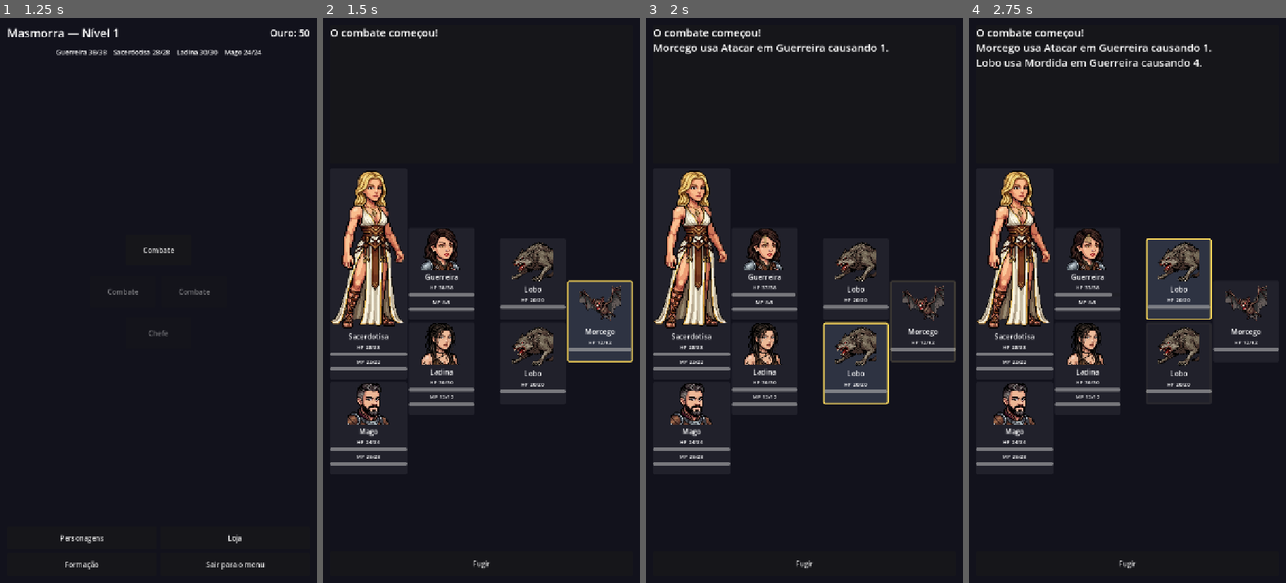
Above: before the commit, frames 1-4 (left to right).
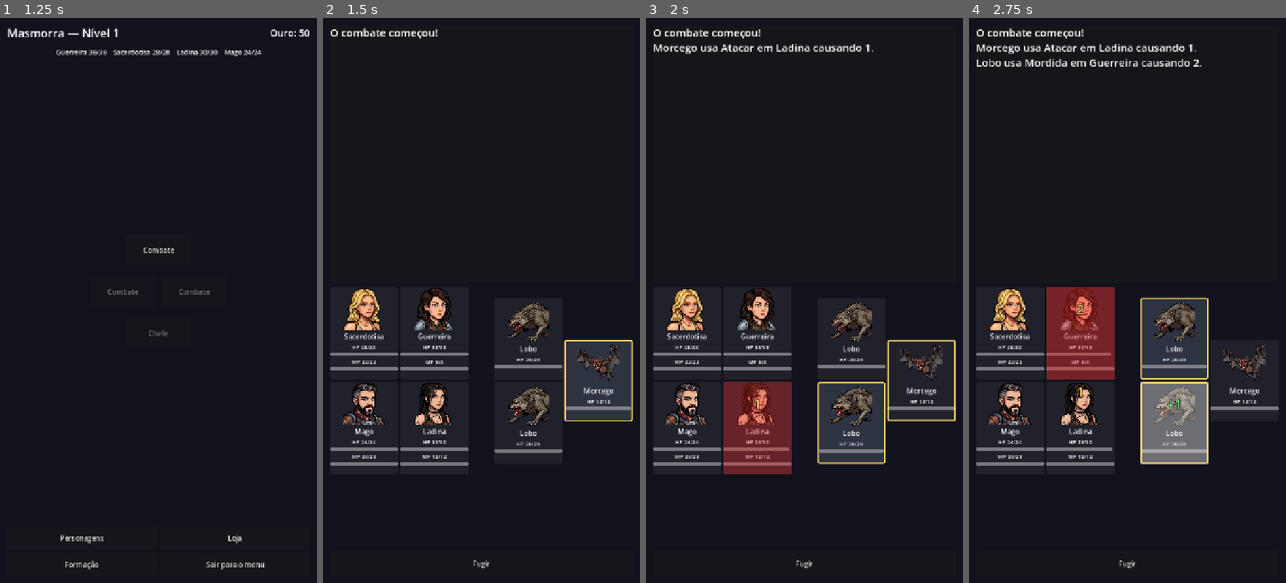
Above: after the commit, the same moments.

Repository: RoxtonRD/dungeon-rpg
Game: Godot game, scene res://scenes/main.tscn
Same seed, same stepped clock (60 frames per second), same inputs: the game is played once before the commit and once after it.
Inputs:
- Up to frame 1 (1.25 s): click "Nova Aventura" at 0.5 s
- Up to frame 2 (1.5 s): click "Combate" at 1.25 s
- Up to frame 3 (2 s): no input
- Up to frame 4 (2.75 s): click "Personagens" at 2 s

Frame 1 is identical in both runs. In frame 2, 15% of the frame differs, in the area x 2-98%, y 27-80%; in frame 3, 17%; in frame 4, 18%, in the area x 2-98%, y 4-80%.

Commit message:
polish(combat): red/white hit-flash wash on battler cards

Diff:
--- a/resources/classes/cleric.tres
+++ b/resources/classes/cleric.tres
@@ -1,7 +1,7 @@
 [gd_resource type="Resource" script_class="ClassData" format=3 uid="uid://3v4bp6503db3"]
 
 [ext_resource type="Script" uid="uid://wmnpc4ghypa4" path="res://scripts/data/class_data.gd" id="1"]
-[ext_resource type="Texture2D" uid="uid://csoc4fow8ojya" path="res://resources/portraits/heroes/Body_Priestess.png" id="1_rmvkm"]
+[ext_resource type="Texture2D" uid="uid://20hl2luxfien" path="res://resources/portraits/heroes/Priestess.png" id="1_rmvkm"]
 [ext_resource type="Resource" uid="uid://4gx1ljsyt648" path="res://resources/skills/cleric_smite.tres" id="2"]
 [ext_resource type="Resource" path="res://resources/skills/cleric_heal.tres" id="3"]
 [ext_resource type="Script" uid="uid://dx2v7dp0ppbo0" path="res://scripts/data/skill_data.gd" id="3_t3wra"]
--- a/scripts/combat/battler_panel.gd
+++ b/scripts/combat/battler_panel.gd
@@ -24,6 +24,9 @@
 ## is animated independently, so panel refreshes don't interrupt the flash.
 var _glow: Panel
 var _flash_tween: Tween
+## Full-card colour wash on hit (red = damage, white = heal).
+var _hit_overlay: ColorRect
+var _hit_tween: Tween
 
 var _selectable: bool = false
 
@@ -85,6 +88,12 @@
 
 	mouse_filter = Control.MOUSE_FILTER_STOP
 	gui_input.connect(_on_gui_input)
+
+	# Hit-flash wash over the whole card; colour set per hit, hidden at rest.
+	_hit_overlay = ColorRect.new()
+	_hit_overlay.mouse_filter = Control.MOUSE_FILTER_IGNORE
+	_hit_overlay.modulate.a = 0.0
+	add_child(_hit_overlay)
 
 	# Acting-glow overlay (border only), transparent until flash_active().
 	_glow = Panel.new()
@@ -146,6 +155,17 @@
 	_apply_style(active)
 
 
+## Brief full-card colour wash on hit. `tint` carries the base alpha (red for
+## damage, white for heal); this flashes it on and fades it out.
+func flash_hit(tint: Color) -> void:
+	if _hit_tween != null and _hit_tween.is_valid():
+		_hit_tween.kill()
+	_hit_overlay.color = tint
+	_hit_overlay.modulate.a = 1.0
+	_hit_tween = create_tween()
+	_hit_tween.tween_property(_hit_overlay, "modulate:a", 0.0, 0.35)
+
+
 ## Brief warm border glow on whoever is currently acting; fades on its own.
 func flash_active() -> void:
 	if _flash_tween != null and _flash_tween.is_valid():
@@ -155,24 +175,25 @@
 	_flash_tween.tween_property(_glow, "modulate:a", 0.0, 0.5)
 
 
-## Floating damage number that rises from the panel and fades out.
-## Single style this round; per-type colours come later.
-func show_damage(amount: int) -> void:
+## Floating combat number that rises from the panel and fades out. `color`
+## distinguishes physical / magic damage and healing (set by the caller).
+func show_popup(text: String, color: Color) -> void:
 	var lbl := Label.new()
-	lbl.text = str(amount)
+	lbl.text = text
 	lbl.add_theme_font_size_override("font_size", 30)
-	lbl.add_theme_color_override("font_color", Color(1.0, 0.92, 0.55))
-	lbl.add_theme_color_override("font_outline_color", Color(0.1, 0.02, 0.02))
+	lbl.add_theme_color_override("font_color", color)
+	lbl.add_theme_color_override("font_outline_color", Color(0.08, 0.04, 0.02))
 	lbl.add_theme_constant_override("outline_size", 5)
 	lbl.horizontal_alignment = HORIZONTAL_ALIGNMENT_CENTER
 	lbl.mouse_filter = Control.MOUSE_FILTER_IGNORE
 	lbl.z_index = 100
 	add_child(lbl)
-	lbl.position = Vector2(size.x * 0.5 - 20.0, 28.0)
+	lbl.position = Vector2(size.x * 0.5 - 20.0, 30.0)
+	# Rise slowly, hold readable, then fade — keeps the number legible.
 	var tw := create_tween()
 	tw.set_parallel(true)
-	tw.tween_property(lbl, "position:y", lbl.position.y - 48.0, 0.9)
-	tw.tween_property(lbl, "modulate:a", 0.0, 0.9).set_ease(Tween.EASE_IN)
+	tw.tween_property(lbl, "position:y", lbl.position.y - 56.0, 1.6).set_ease(Tween.EASE_OUT)
+	tw.tween_property(lbl, "modulate:a", 0.0, 0.7).set_delay(0.9)
 	tw.chain().tween_callback(lbl.queue_free)
 
 
--- a/scripts/combat/combat_screen.gd
+++ b/scripts/combat/combat_screen.gd
@@ -21,11 +21,11 @@
 ]
 
 ## Delay between consecutive enemy actions, in seconds. FLAG: tune me (0.6–0.8).
-const ENEMY_TURN_DELAY: float = 0.7
+const ENEMY_TURN_DELAY: float = 0.8
 ## Pause after the player's own action resolves so they can read it. FLAG: tune me.
-const PLAYER_ACTION_DELAY: float = 0.4
+const PLAYER_ACTION_DELAY: float = 0.5
 ## Delay after a turn begins before processing it (lets the highlight register).
-const TURN_LEAD_DELAY: float = 0.25
+const TURN_LEAD_DELAY: float = 0.6
 ## Chance for a boss kill to drop a Tomo de Maestria (tome_sp). FLAG: tune me.
 const BOSS_TOME_DROP_CHANCE: float = 0.25
 
@@ -51,8 +51,6 @@
 var _picking_target: bool = false
 var _pending_result: int = 0
 var _pending_rewards: Dictionary = {}
-## Last known HP per battler, so hp_changed can derive a damage delta.
-var _prev_hp: Dictionary = {}
 
 
 func _ready() -> void:
@@ -89,6 +87,7 @@
 	_populate_panels()
 	state.log_appended.connect(_on_log_appended)
 	state.hp_changed.connect(_on_hp_changed)
+	state.damage_popup.connect(_on_damage_popup)
 	state.turn_started.connect(_on_turn_started)
 	state.combat_ended.connect(_on_combat_ended)
 	state.start()
@@ -103,7 +102,6 @@
 		p.set_battler(state.party[i])
 		p.tapped.connect(_on_panel_tapped)
 		_party_panels.append(p)
-		_prev_hp[state.party[i]] = state.party[i].get_hp()
 		if state.party[i].is_front_row():
 			front_party_col.add_child(p)
 		else:
@@ -113,7 +111,6 @@
 		p.set_battler(state.enemies[i])
 		p.tapped.connect(_on_panel_tapped)
 		_enemy_panels.append(p)
-		_prev_hp[state.enemies[i]] = state.enemies[i].get_hp()
 		if state.enemies[i].is_front_row():
 			front_enemy_col.add_child(p)
 		else:
@@ -145,13 +142,29 @@
 
 
 func _on_hp_changed(b: Battler) -> void:
-	var prev: int = _prev_hp.get(b, b.get_hp())
-	var delta := b.get_hp() - prev
-	_prev_hp[b] = b.get_hp()
 	_panel_for(b).refresh()
-	# Floating number for damage only this round (heals come later, per-type).
-	if delta < 0:
-		_panel_for(b).show_damage(-delta)
+
+
+func _on_damage_popup(b: Battler, amount: int, kind: CombatState.PopupKind) -> void:
+	var color: Color
+	var text: String
+	var tint: Color
+	match kind:
+		CombatState.PopupKind.HEAL:
+			color = Color(0.5, 1.0, 0.55)      # green number
+			text = "+%d" % amount
+			tint = Color(1.0, 1.0, 1.0, 0.40)  # white wash
+		CombatState.PopupKind.MAG:
+			color = Color(0.62, 0.7, 1.0)      # blue number
+			text = str(amount)
+			tint = Color(0.9, 0.15, 0.15, 0.5) # red wash
+		_:  # PHYS
+			color = Color(1.0, 0.85, 0.45)     # warm number
+			text = str(amount)
+			tint = Color(0.9, 0.15, 0.15, 0.5) # red wash
+	var panel := _panel_for(b)
+	panel.flash_hit(tint)
+	panel.show_popup(text, color)
 
 
 func _on_turn_started(b: Battler) -> void:
@@ -200,11 +213,14 @@
 	_clear_skill_buttons()
 	var hero: Hero = state.current_actor.hero
 	for skill in hero.class_data.skills:
+		# Hide skills the hero hasn't unlocked yet (consistent with Personagens).
+		if hero.level < skill.unlock_level:
+			continue
 		var btn := Button.new()
 		btn.custom_minimum_size = Vector2(0, 64)
 		btn.size_flags_horizontal = Control.SIZE_EXPAND_FILL
 		btn.text = _label_for_skill(hero, skill)
-		btn.disabled = hero.level < skill.unlock_level or hero.mp < skill.mp_cost
+		btn.disabled = hero.mp < skill.mp_cost
 		btn.pressed.connect(_on_skill_pressed.bind(skill))
 		skill_grid.add_child(btn)
 
--- a/scripts/combat/combat_screen.tscn
+++ b/scripts/combat/combat_screen.tscn
@@ -26,7 +26,7 @@
 anchor_right = 1.0
 anchor_bottom = 1.0
 offset_left = 16.0
-offset_top = 36.0
+offset_top = 16.0
 offset_right = -16.0
 offset_bottom = -16.0
 grow_horizontal = 2
--- a/scripts/combat/combat_state.gd
+++ b/scripts/combat/combat_state.gd
@@ -17,9 +17,13 @@
 extends RefCounted
 
 enum Result { NONE, VICTORY, DEFEAT, FLEE }
+## Flavour of a floating combat number, so the UI can colour it.
+enum PopupKind { PHYS, MAG, HEAL }
 
 signal log_appended(line: String)
 signal hp_changed(battler: Battler)
+## Emitted alongside hp_changed when an amount should pop up on a battler.
+signal damage_popup(battler: Battler, amount: int, kind: PopupKind)
 signal turn_started(battler: Battler)
 signal combat_ended(result: Result, rewards: Dictionary)
 
@@ -208,6 +212,7 @@
 				b.set_hp(b.get_hp() - st.dot_damage)
 				_log("%s sofre %d de %s." % [b.display_name(), st.dot_damage, st.source_name])
 				hp_changed.emit(b)
+				damage_popup.emit(b, st.dot_damage, PopupKind.MAG)
 			st.duration -= 1
 			if st.duration <= 0:
 				b.statuses.remove_at(i)
@@ -315,6 +320,7 @@
 	target.set_hp(target.get_hp() + heal_amount)
 	_log("%s cura %s em %d." % [caster.display_name(), target.display_name(), heal_amount])
 	hp_changed.emit(target)
+	damage_popup.emit(target, heal_amount, PopupKind.HEAL)
 
 
 func _apply_revive(caster: Battler, target: Battler) -> void:
@@ -323,6 +329,7 @@
 	target.set_hp(amount)
 	_log("%s revive %s!" % [caster.display_name(), target.display_name()])
 	hp_changed.emit(target)
+	damage_popup.emit(target, amount, PopupKind.HEAL)
 
 
 func _apply_damage_hit(caster: Battler, caster_stats: Dictionary, skill: SkillData, target: Battler, dmg_kind: SkillData.SkillType) -> void:
@@ -346,6 +353,7 @@
 	var dmg := maxi(1, int(floor(raw - t_def)))
 	target.set_hp(target.get_hp() - dmg)
 	hp_changed.emit(target)
+	damage_popup.emit(target, dmg, PopupKind.MAG if is_mag else PopupKind.PHYS)
 	var crit_label := " (CRÍTICO)" if crit else ""
 	_log("%s usa %s em %s causando %d%s." % [caster.display_name(), skill.display_name, target.display_name(), dmg, crit_label])
 	# DoT rider (prototype adds unconditionally — dead targets simply won't tick).
@@ -372,6 +380,7 @@
 		var healed := int(floor(dmg * 0.5))
 		caster.set_hp(caster.get_hp() + healed)
 		hp_changed.emit(caster)
+		damage_popup.emit(caster, healed, PopupKind.HEAL)
 
 
 # ── Enemy AI ──────────────────────────────────────────────────────────────────
@@ -407,6 +416,7 @@
 			e.set_hp(e.get_hp() + heal_amount)
 			_log("%s se regenera em %d." % [e.display_name(), heal_amount])
 			hp_changed.emit(e)
+			damage_popup.emit(e, heal_amount, PopupKind.HEAL)
 		return
 
 	# Pick a party target for ONE-target skills; taunt overrides front-first.
--- a/scripts/safe_area.gd
+++ b/scripts/safe_area.gd
@@ -17,6 +17,11 @@
 ## Uniform padding kept *inside* the safe area, in virtual px. Matches the
 ## 16px margin the screens were originally authored with.
 const BASE_MARGIN := 16
+
+## Minimum insets (virtual px) enforced on mobile only, as insurance for
+## devices that under-report their notch / nav bar. Desktop/editor stays at 0.
+const MIN_TOP := 24
+const MIN_BOTTOM := 12
 
 
 ## Apply safe-area-aware margins to a full-rect content container. Call once
@@ -54,4 +59,8 @@
 	var top := maxf(0.0, float(safe.position.y)) * sy
 	var right := maxf(0.0, float(win.x - safe.end.x)) * sx
 	var bottom := maxf(0.0, float(win.y - safe.end.y)) * sy
+	# On mobile, never go below the minimum cushion (covers under-reporting).
+	if OS.has_feature("mobile"):
+		top = maxf(top, MIN_TOP)
+		bottom = maxf(bottom, MIN_BOTTOM)
 	return Vector4(left, top, right, bottom)
